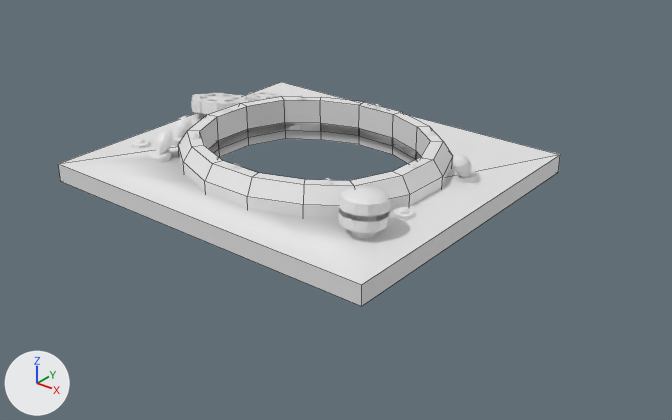
The FBX model BombsAway/BombsAway/Assets/Art/3D/Models/Radar.fbx as it was, and as the next commit left it.
One viewpoint serves both versions: a 50 mm lens placed at (9.27, -11.01, 5.86), pointed at (0.61, -0.18, -0.85). Lighting does not change. The marker at lower left points along +X, +Y and +Z. Mesh edges are drawn as thin lines on the coarser meshes. Where no turn or scale is listed for an object, it has been applied to the vertices.

Names of what the first picture shows: 'Back', 'Button', 'Gears', 'Rim', 'SwitchesBulb'.
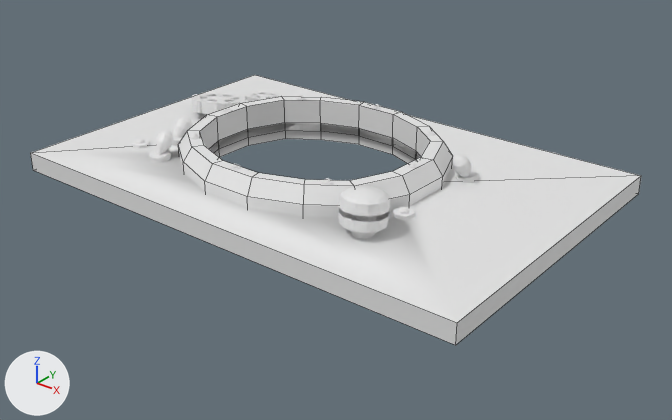
Pixel boxes [x1, y1, x2, y2] of what changed, in the pictures (672 x 420 px):
'Back', reshaped (21% wider, 20% taller): before [58, 82, 560, 306]; after [31, 75, 641, 345]

The change in detail:
me_cube has 40 vertices, 24 faces and spans x -3.0..3.31, y -2.75..2.8, z -0.16..0.16.
me_cube is used by ob_back; location (-0.21, -0.01, -0.34).
Before the commit, vertices of me_cube: 0 (-3.0, -2.75, -0.16) at pixel (60, 181), 1 (-3.0, -2.75, 0.16) at pixel (58, 163), 2 (-3.0, 2.8, -0.16), 3 (-3.0, 2.8, 0.16) at pixel (281, 81), 4 (3.31, -2.75, -0.16) at pixel (361, 306).
Before the commit, vertices of me_cube: 5 (3.31, -2.75, 0.16) at pixel (361, 284), 6 (3.31, 2.8, -0.16) at pixel (558, 172), 7 (3.31, 2.8, 0.16) at pixel (560, 154).
Part 1, on me_cube:
Vertices 0 to 3 of me_cube move by (-0.76, 0.0, 0.0).
Vertices 4 to 7 of me_cube move by (1.42, 0.0, 0.0).
